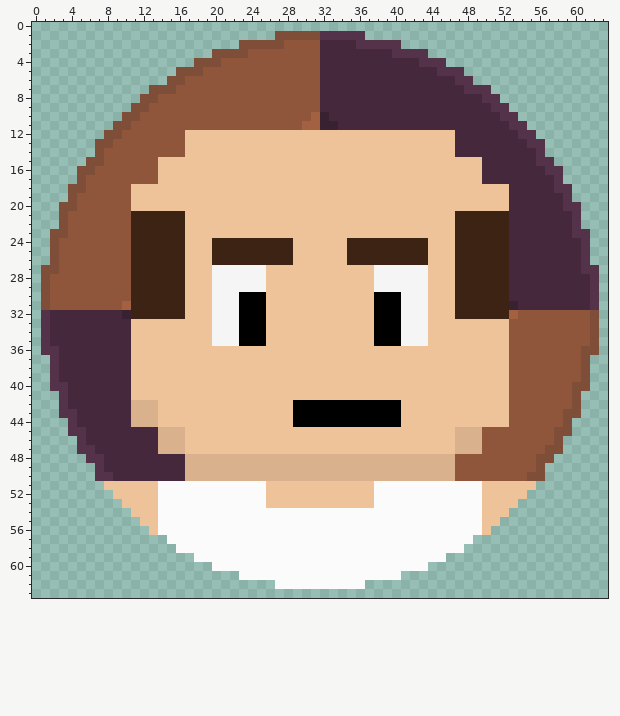
Pixel-art sprite: build/Textures/Icon.png. That is the earlier state.
The file is 64x64 pixels. Colours within 5 levels of each other are drawn and written as one.
After the commit:
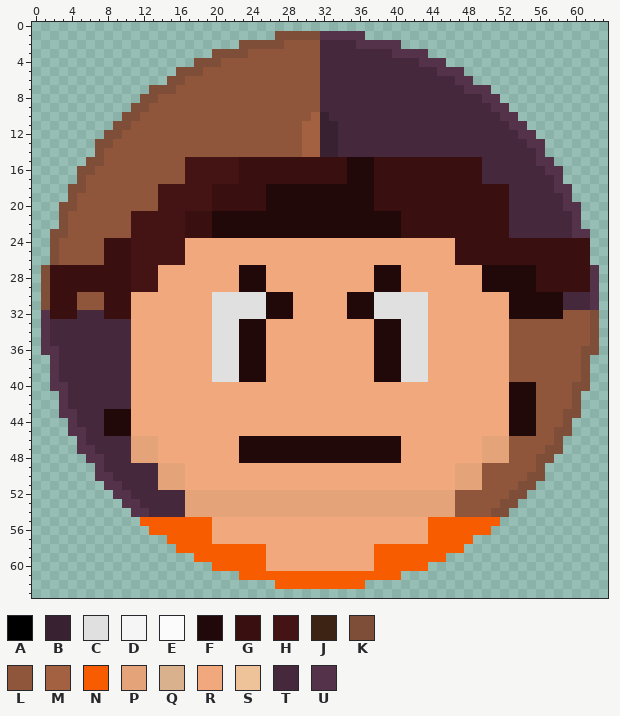
Palette (. is transparent): A #000000  B #382232  C #e0e0e0  D #f5f5f5  E #fbfbfb  F #220909  G #390f0f  H #441313  J #3d2314  K #7e4e38  L #8f563b  M #a36142  N #f75d00  P #e5a37a  Q #d9b28d  R #f0a87c  S #eec39a  T #45283c  U #543249
Change:
Changed rows in their new state; - is an unchanged pixel.
first column x 2:
12 ---------------LLLLLLLLLLLLLMMBBTTTTTTTTTTTTT---------------
13 ---------------LLLLLLLLLLLLLMMBBTTTTTTTTTTTTT---------------
14 ---------------LLLLLLLLLLLLLMMBBTTTTTTTTTTTTT---------------
15 ------------LLLHHHHHHGGGGGGGGGGGGFFFGGGGGGGGGGGG------------
16 ------------LLLHHHHHHGGGGGGGGGGGGFFFGGGGGGGGGGGG------------
17 ------------LLLHHHHHHGGGGGGGGGGGGFFFGGGGGGGGGGGG------------
18 ---------LLLHHHHHHGGGGGGFFFFFFFFFFFFGGGGGGGGGGGGGGG---------
19 ---------LLLHHHHHHGGGGGGFFFFFFFFFFFFGGGGGGGGGGGGGGG---------
20 ---------LLLHHHHHHGGGGGGFFFFFFFFFFFFGGGGGGGGGGGGGGG---------
21 ---------HHHHHHGGGFFFFFFFFFFFFFFFFFFFFFGGGGGGGGGGGG---------
22 ---------HHHHHHGGGFFFFFFFFFFFFFFFFFFFFFGGGGGGGGGGGG---------
23 ---------HHHHHHGGGFFFFFFFFFFFFFFFFFFFFFGGGGGGGGGGGG---------
24 ------GGGHHHHHHRRRRRRRRRRRRRRRRRRRRRRRRRRRRRRGGGGGGGGGGGGGGG
25 ------GGGHHHHHHRRRRRRRRRRRRRRRRRRRRRRRRRRRRRRGGGGGGGGGGGGGGG
26 ------GGGHHHHHHRRRRRRRRRRRRRRRRRRRRRRRRRRRRRRGGGGGGGGGGGGGGG
27 GGGGGGGGGHHHRRRRRRRRRFFFRRRRRRRRRRRRFFFRRRRRRRRRFFFFFFGGGGGG
28 GGGGGGGGGHHHRRRRRRRRRFFFRRRRRRRRRRRRFFFRRRRRRRRRFFFFFFGGGGGG
29 GGGGGGGGGHHHRRRRRRRRRFFFRRRRRRRRRRRRFFFRRRRRRRRRFFFFFFGGGGGG
30 GGG---GGGRRRRRRRRRCCCCCCFFFRRRRRRFFFCCCCCCRRRRRRRRRFFFFFF---
31 GGG---GGGRRRRRRRRRCCCCCCFFFRRRRRRFFFCCCCCCRRRRRRRRRFFFFFF---
32 GGG---GGGRRRRRRRRRCCCCCCFFFRRRRRRFFFCCCCCCRRRRRRRRRFFFFFF---
33 ---------RRRRRRRRRCCCFFFRRRRRRRRRRRRFFFCCCRRRRRRRRR---------
34 ---------RRRRRRRRRCCCFFFRRRRRRRRRRRRFFFCCCRRRRRRRRR---------
35 ---------RRRRRRRRRCCCFFFRRRRRRRRRRRRFFFCCCRRRRRRRRR---------
36 ---------RRRRRRRRRCCCFFFRRRRRRRRRRRRFFFCCCRRRRRRRRR---------
37 ---------RRRRRRRRRCCCFFFRRRRRRRRRRRRFFFCCCRRRRRRRRR---------
38 ---------RRRRRRRRRCCCFFFRRRRRRRRRRRRFFFCCCRRRRRRRRR---------
39 ---------RRRRRRRRRCCCFFFRRRRRRRRRRRRFFFCCCRRRRRRRRR---------
40 ---------RRRRRRRRRRRRRRRRRRRRRRRRRRRRRRRRRRRRRRRRRRFFF------
41 ---------RRRRRRRRRRRRRRRRRRRRRRRRRRRRRRRRRRRRRRRRRRFFF------
42 ---------RRRRRRRRRRRRRRRRRRRRRRRRRRRRRRRRRRRRRRRRRRFFF------
43 ------FFFRRRRRRRRRRRRRRRRRRRRRRRRRRRRRRRRRRRRRRRRRRFFF------
44 ------FFFRRRRRRRRRRRRRRRRRRRRRRRRRRRRRRRRRRRRRRRRRRFFF------
45 ------FFFRRRRRRRRRRRRRRRRRRRRRRRRRRRRRRRRRRRRRRRRRRFFF------
46 ---------PPPRRRRRRRRRFFFFFFFFFFFFFFFFFFRRRRRRRRRPPP---------
47 ---------PPPRRRRRRRRRFFFFFFFFFFFFFFFFFFRRRRRRRRRPPP---------
48 ---------PPPRRRRRRRRRFFFFFFFFFFFFFFFFFFRRRRRRRRRPPP---------
49 ------------PPPRRRRRRRRRRRRRRRRRRRRRRRRRRRRRRPPP------------
50 ------------PPPRRRRRRRRRRRRRRRRRRRRRRRRRRRRRRPPP------------
51 ------UUTTTTPPPRRRRRRRRRRRRRRRRRRRRRRRRRRRRRRPPPLLLLKK------
52 -------UUTTTTTTPPPPPPPPPPPPPPPPPPPPPPPPPPPPPPLLLLLLKK-------
53 --------UUTTTTTPPPPPPPPPPPPPPPPPPPPPPPPPPPPPPLLLLLKK--------
54 ---------UUTTTTPPPPPPPPPPPPPPPPPPPPPPPPPPPPPPLLLLKK---------
55 ----------NNNNNNNNRRRRRRRRRRRRRRRRRRRRRRRRNNNNNNNN----------
56 -----------NNNNNNNRRRRRRRRRRRRRRRRRRRRRRRRNNNNNNN-----------
57 -------------NNNNNRRRRRRRRRRRRRRRRRRRRRRRRNNNNN-------------
58 --------------NNNNNNNNNNRRRRRRRRRRRRNNNNNNNNNN--------------
59 ----------------NNNNNNNNRRRRRRRRRRRRNNNNNNNN----------------
60 ------------------NNNNNNRRRRRRRRRRRRNNNNNN------------------
61 ---------------------NNNNNNNNNNNNNNNNNN---------------------
62 -------------------------NNNNNNNNNN-------------------------
Changed places in both pictures, as pixel boxes (x1, y1, x2, y2):
changed: (50, 130, 590, 589)
